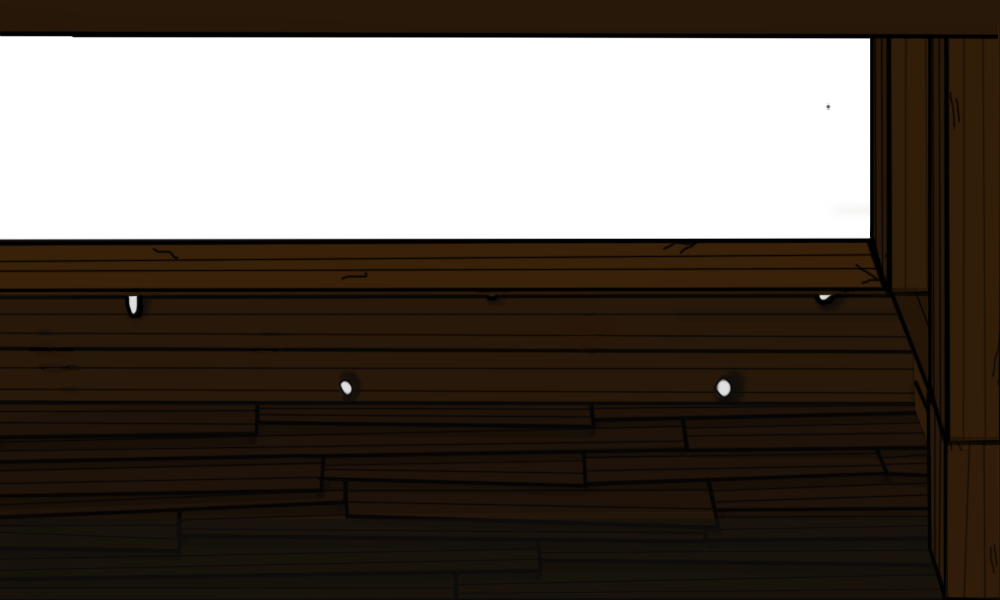
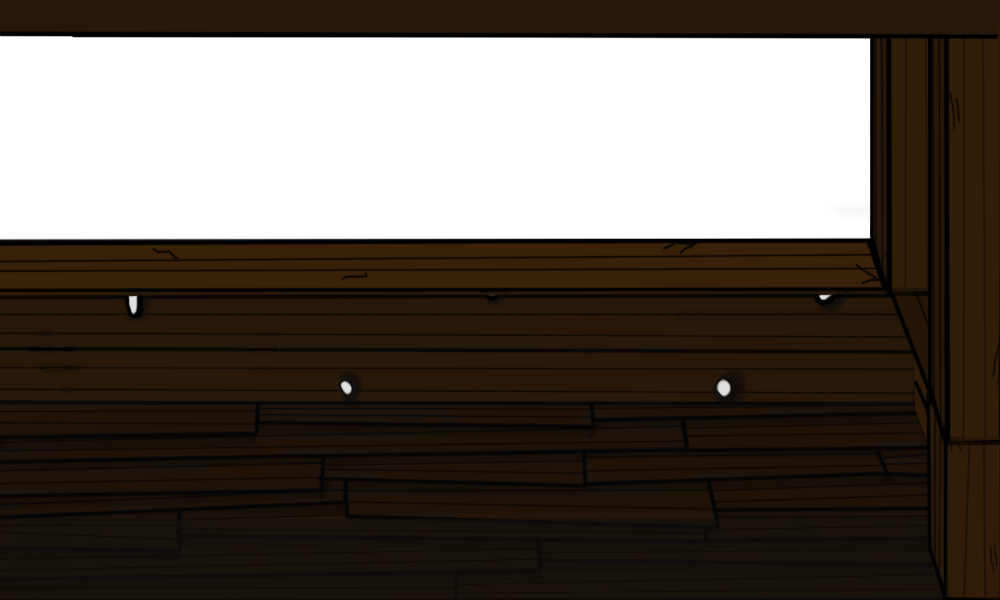
Layered file, before and after one edit (1000×600). Changes by layer:
painted on "hava" over bbox(825, 103, 831, 111)
